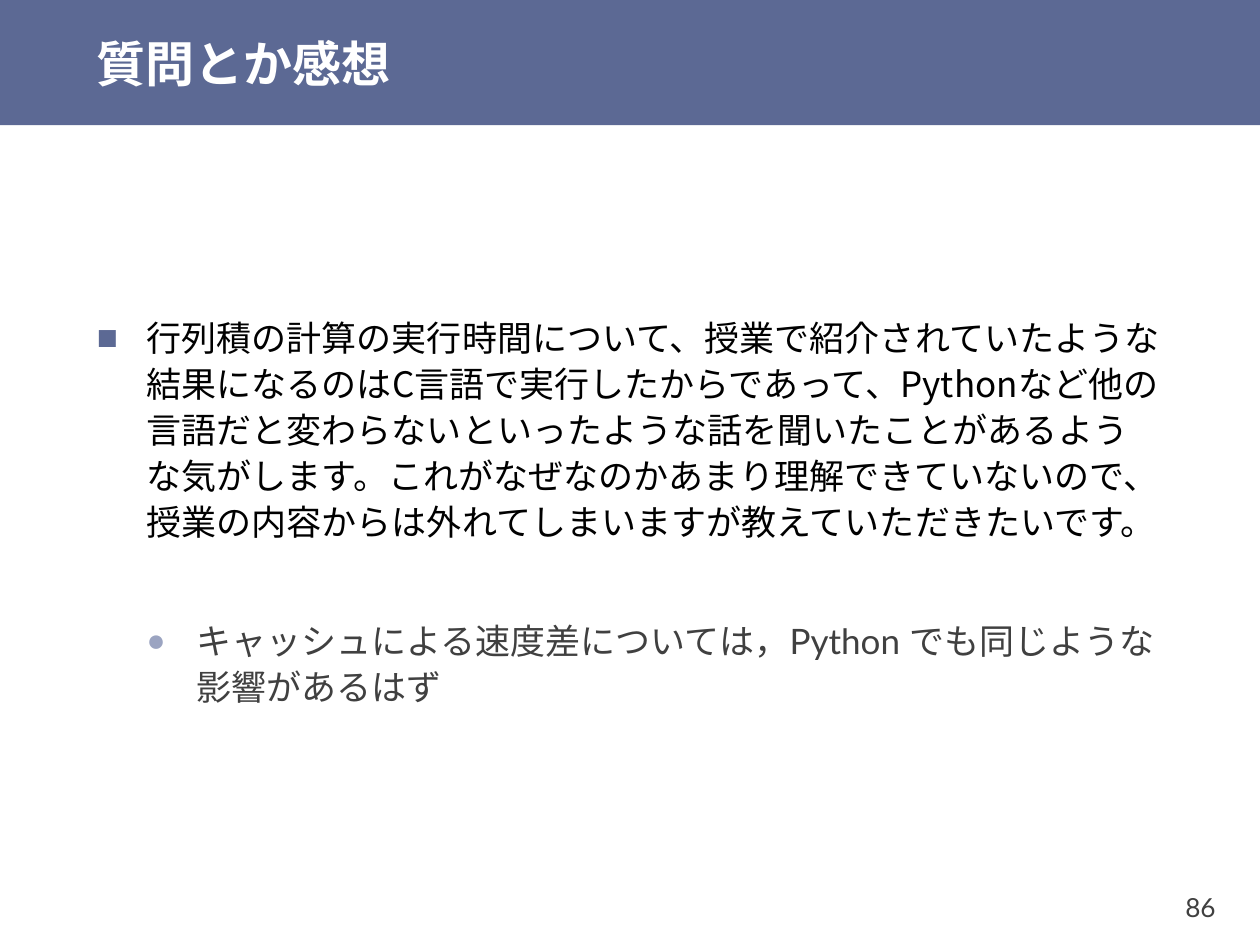
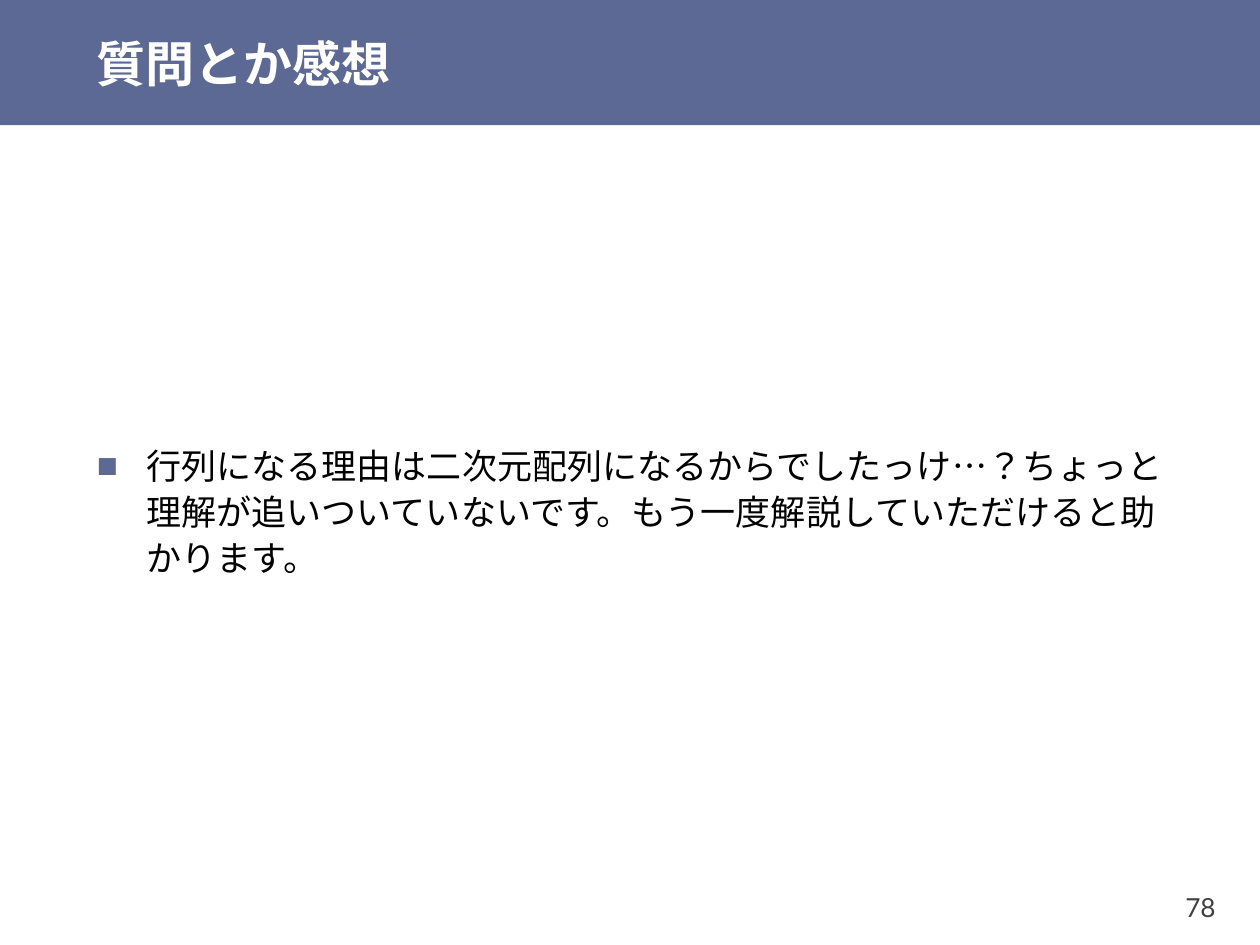
Before and after one commit to shioyadan/otya-computer-architecture-i, a slide deck: slide 78 of cai-shioya-11.pptx (slide 86 before the commit). Drawn at 1260x945 pixels with LibreOffice and Linux fonts; fonts in the diff are those of the drawing. Boxes give left, top, right and bottom in pixels: in the first picture for what was removed or moved away, otherwise in the second. Text is boxed around its words. In the diff, an @@ line names an element or a change of style, - is before the commit and + after.

```diff
--- a/cai-shioya-11.pptx
+++ b/cai-shioya-11.pptx
@@ text at <box>147,449,1163,573</box>: text changed @@
-■ 行列積の計算の実行時間について、授業で紹介されていたような結果になるのはC言語で実行したからであって、Pythonなど他の言語だと変わらないといったような話を聞いたことがあるような気がします。これがなぜなのかあまり理解できていないので、授業の内容からは外れてしまいますが教えていただきたいです。
-  ● キャッシュによる速度差については，Python でも同じような影響があるはず
+■ 行列になる理由は二次元配列になるからでしたっけ…？ちょっと理解が追いついていないです。もう一度解説していただけると助かります。
@@ page number at <box>1185,898,1215,917</box>: text changed @@
-86
+78
```
Also in this commit, not shown: 28 other slides changed, 3 slides added, 15 slides removed, 1 other file.
